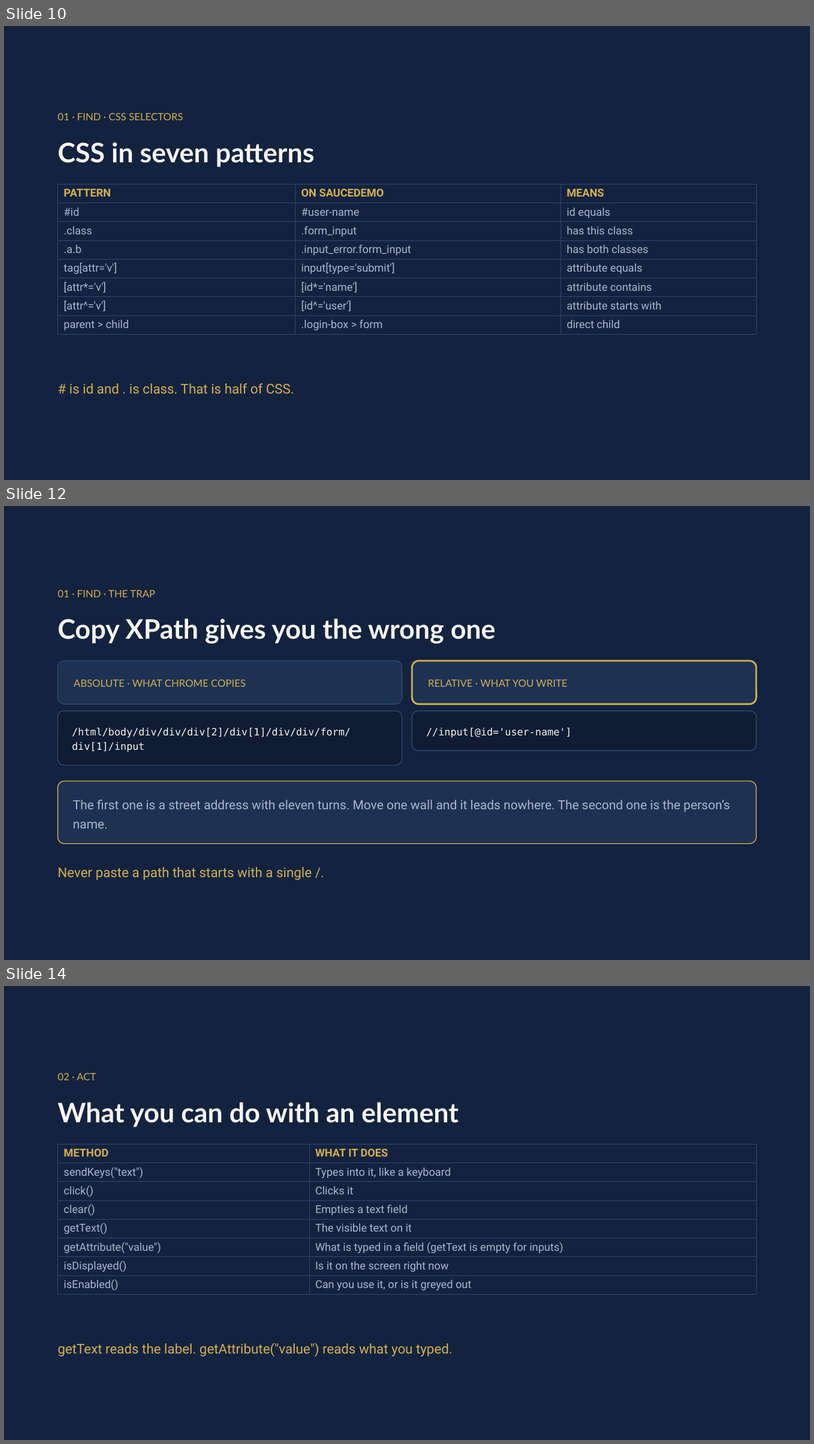
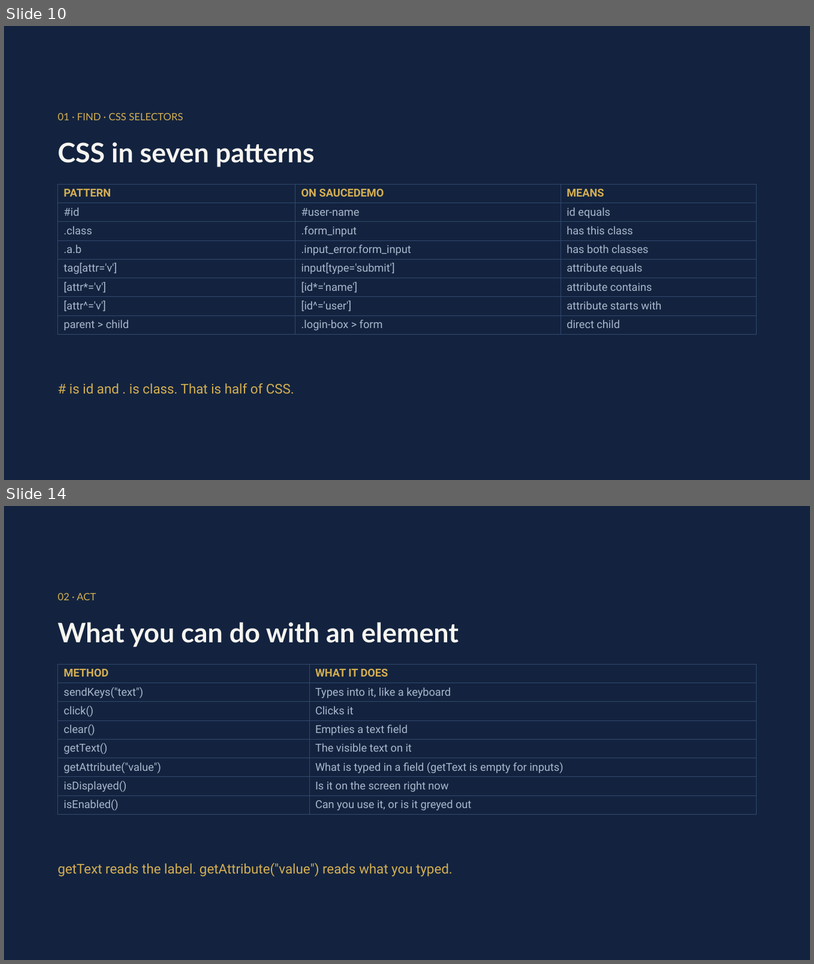
Before and after one commit to MohamedShehab280/software-testing, a slide deck: week-04/Week 4 - Locators and Assertions.pptx. Shown one above the other, each under a label of ours: slides 10, 12 and 14 before the commit, slides 10 and 14 after it; the slides between them are not shown. The pictures are 814x1444 and 814x964 pixels, drawn with LibreOffice and Linux fonts; fonts in the diff are those of the drawing. Boxes give left, top, right and bottom in pixels: in the first picture for what was removed or moved away, otherwise in the second. Text is boxed around its words. In the diff, an @@ line names an element or a change of style, - is before the commit and + after.

Commit message:
Week 4: absolute XPath before relative, open the practice site with new File(...)

```diff
--- a/week-04/Week 4 - Locators and Assertions.pptx
+++ b/week-04/Week 4 - Locators and Assertions.pptx
@@ slide 12 removed at (4, 506, 810, 960), background #13233F @@
@@ text removed at (58, 590, 155, 597) @@
-01 · FIND · THE TRAP
@@ text removed at (58, 618, 496, 643) @@
-Copy XPath gives you the wrong one
@@ rounded rectangle removed at (58, 661, 402, 705) @@
@@ rounded rectangle removed at (413, 661, 756, 705) @@
@@ text removed at (74, 679, 246, 687) @@
-ABSOLUTE · WHAT CHROME COPIES
@@ text removed at (428, 679, 567, 687) @@
-RELATIVE · WHAT YOU WRITE
@@ rounded rectangle removed at (58, 711, 402, 765) @@
@@ rounded rectangle removed at (413, 711, 756, 750) @@
@@ text removed at (72, 727, 351, 752) @@
-/html/body/div/div/div[2]/div[1]/div/div/form/div[1]/input
@@ text removed at (426, 727, 572, 738) @@
-//input[@id='user-name']
@@ rounded rectangle removed at (58, 781, 757, 843) @@
@@ text removed at (73, 799, 730, 828) @@
-The first one is a street address with eleven turns. Move one wall and it leads nowhere. The second one is the person’s name.
@@ text removed at (58, 867, 312, 880) @@
-Never paste a path that starts with a single /.
```
Also in this commit, not shown: 2 slides changed, 1 slide added, 3 other files.
